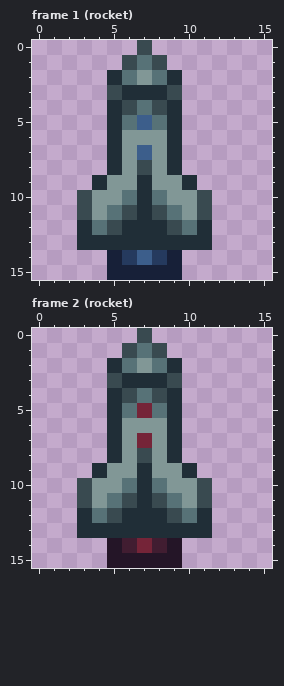
Edited in one commit: pixel-art file (Assets/Sprites/Rockets/rockets.aseprite). The picture above is the old version.
16x16 pixels, 10 frames. Shown: frame 1 (rocket), frame 2 (rocket). The commit also changed other frames, which this record leaves out.
After the commit:
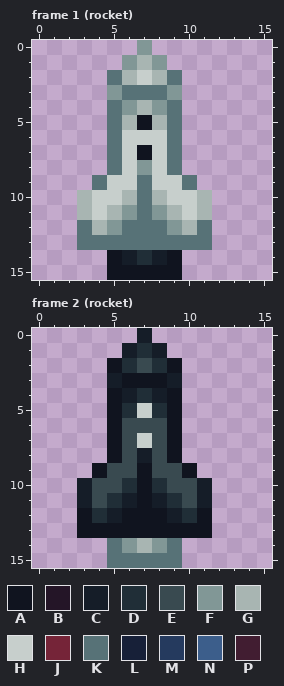
Palette (. is transparent): A #10141f  B #241527  C #151d28  D #202e37  E #394a50  F #819796  G #a8b5b2  H #c7cfcc  J #752438  K #577277  L #172038  M #253a5e  N #3c5e8b  P #411d31
Diff:
Changed rows in their new state; - is an unchanged pixel.
Frame 1 (rocket):
first column x 3:
 0 ----F----
 1 ---FGF---
 2 --KGHGK--
 3 --FKKKF--
 4 --KFGFK--
 5 --KGAGK--
 6 --KHHHK--
 7 --KHAHK--
 8 --KHFHK--
 9 -KHHKHHK-
10 GHHGKGHHG
11 GHGFKFGHG
12 KGFKKKFGK
13 KKKKKKKKK
14 --ACDCA--
15 --AAAAA--
Frame 2 (rocket):
first column x 3:
 0 ----C----
 1 ---CDC---
 2 --ADEDA--
 3 --CAAAC--
 4 --ACDCA--
 5 --ADHDA--
 6 --AEEEA--
 7 --AEHEA--
 8 --AECEA--
 9 -AEEAEEA-
10 CEEDADEEC
11 CEDCACDEC
12 ADCAAACDA
13 AAAAAAAAA
14 --KFGFK--
15 --KKKKK--
Changed places in both pictures, as pixel boxes (x1, y1, x2, y2):
changed: (77, 40, 212, 280)
changed: (77, 328, 212, 568)
